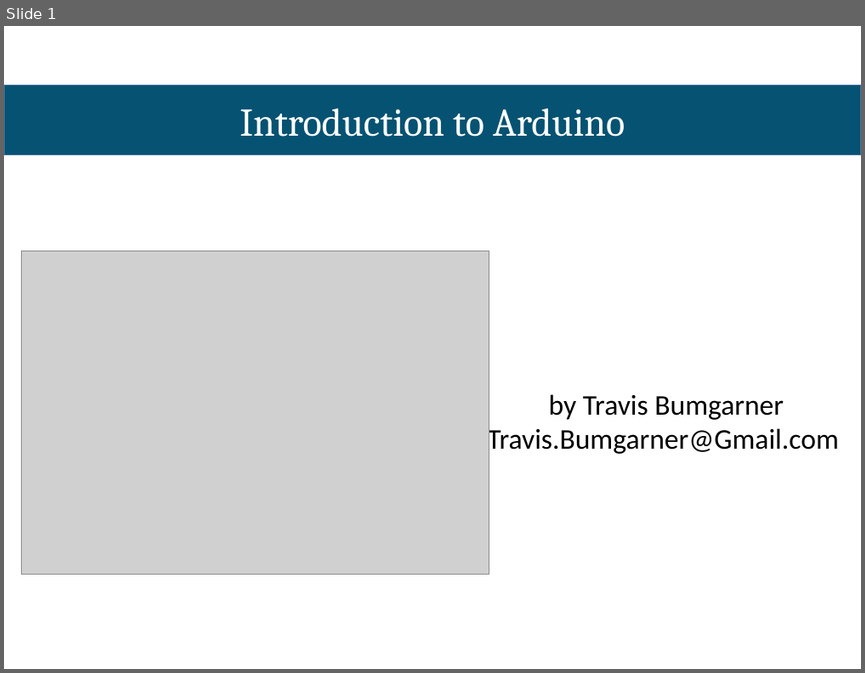
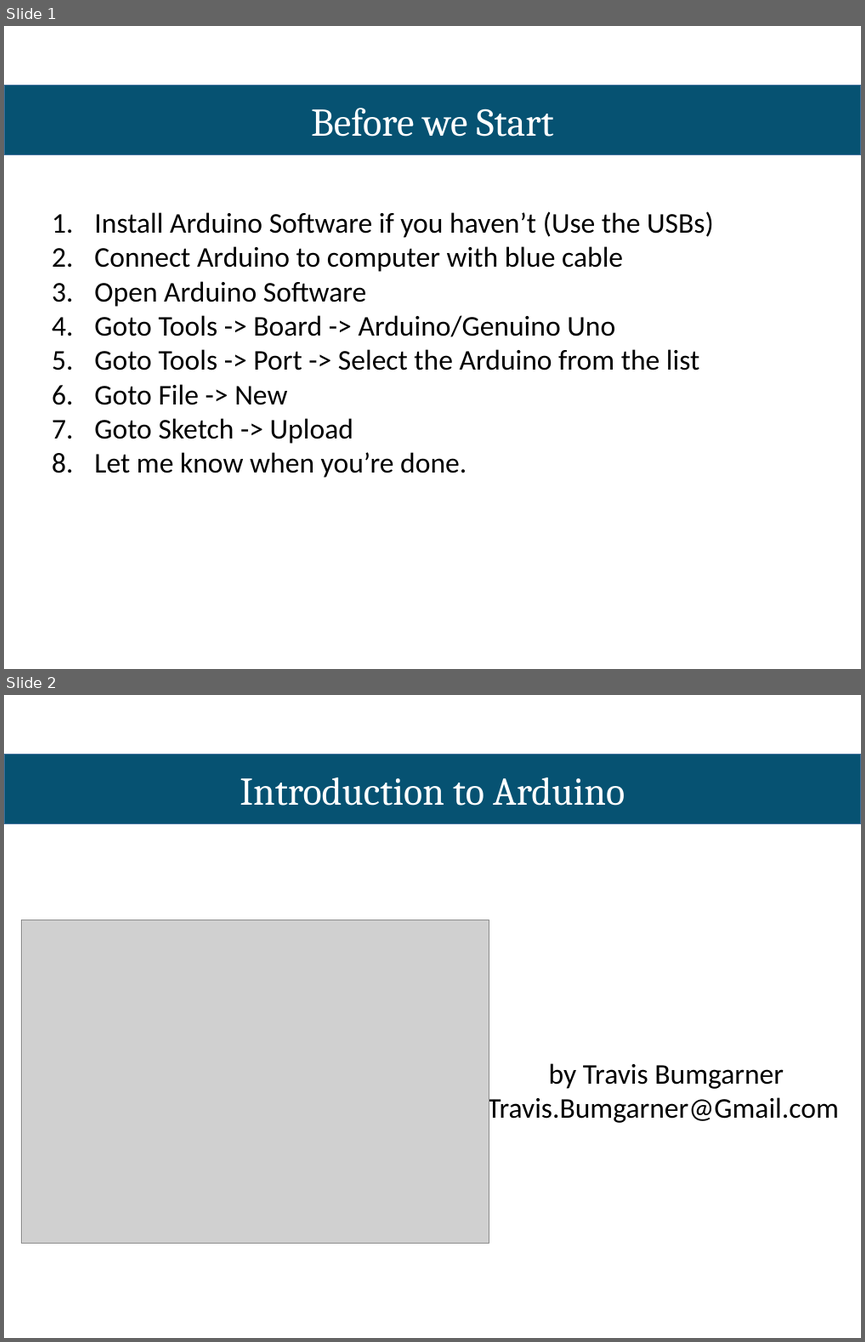
Before and after one commit to Cambridge-Hackspace/Arduino_Workshop, a slide deck: Workshop - English.pptx. Shown one above the other, each under a label of ours: slide 1 before the commit, slides 1 and 2 after it. The pictures are 865x673 and 865x1342 pixels, drawn with LibreOffice and Linux fonts; fonts in the diff are those of the drawing; grey boxes stand for pictures. Boxes give left, top, right and bottom in pixels: in the first picture for what was removed or moved away, otherwise in the second. Text is boxed around its words. In the diff, an @@ line names an element or a change of style, - is before the commit and + after.

```diff
--- a/Workshop - English.pptx
+++ b/Workshop - English.pptx
@@ slide 1 added at [4, 26, 861, 669], background #FFFFFF @@
@@ rectangle added at [4, 86, 861, 155], fill #065272, outline #43739E 1 pt @@
@@ text added at [311, 108, 554, 136], 33 pt, text #FFFFFF @@
+Before we Start
@@ text added at [94, 211, 714, 477], 24 pt, text #000000 @@
+1. Install Arduino Software if you haven’t (Use the USBs)
+2. Connect Arduino to computer with blue cable
+3. Open Arduino Software
+4. Goto Tools -> Board -> Arduino/Genuino Uno
+5. Goto Tools -> Port -> Select the Arduino from the list
+6. Goto File -> New
+7. Goto Sketch -> Upload
+8. Let me know when you’re done.
@@ what was slide 1 is now slide 2 @@
```
Also in this commit, not shown: 1 slide changed.
